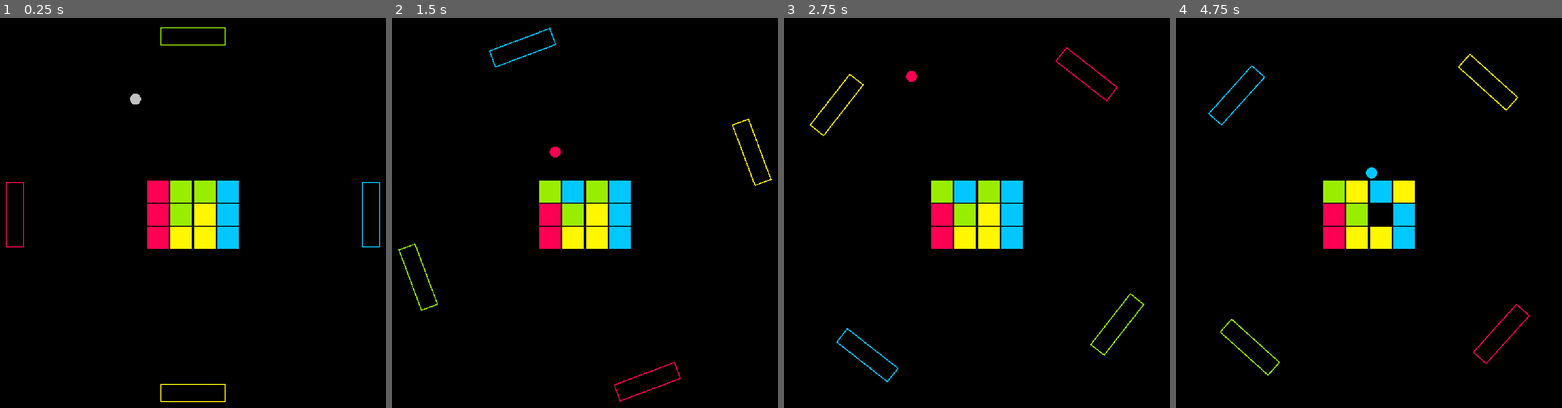
Above: before the commit, frames 1-4 (left to right).
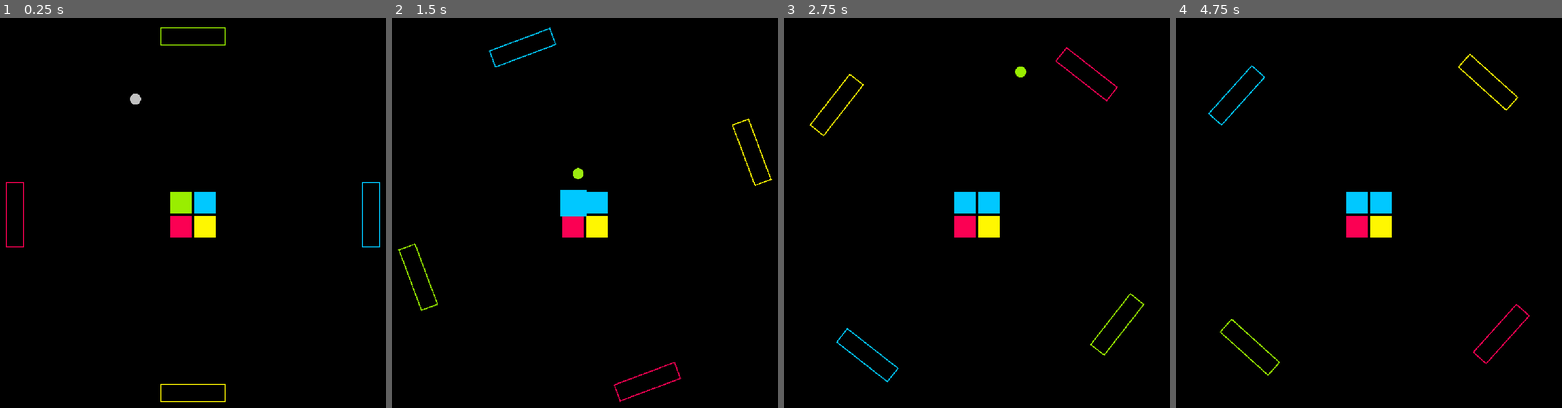
Above: after the commit, the same moments.

Repository: ericvennemeyer/maxxout
Game: Godot game, scene res://game.tscn
Same seed, same stepped clock (60 frames per second), same inputs: the game is played once before the commit and once after it.
Inputs:
- Up to frame 1 (0.25 s): no input
- Up to frame 2 (1.5 s): hold D (rotate_right) 0.53-1.28 s; hold A (rotate_left) from 1.28 s (still down)
- Up to frame 3 (2.75 s): release A (rotate_left) at 2.03 s; hold D (rotate_right) from 2.03 s (still down)
- Up to frame 4 (4.75 s): release D (rotate_right) at 3.53 s; hold A (rotate_left) from 3.53 s (still down)

The runs differ from the first frame. In frame 1, 3.3% of the frame differs, in the area x 38-62%, y 41-60%; in frame 2, 3.6%; in frame 3, 3.5%; in frame 4, 3.6%, in the area x 38-62%, y 38-60%.

Commit message:
Add code to Block to emit signal when destroyed, and script to Level to check number of remaining blocks and emit level complete signal when all destroyed.

Diff:
--- a/ball.gd
+++ b/ball.gd
@@ -1,5 +1,6 @@
 class_name Ball
 extends Area2D
+
 
 var direction: Vector2 # Set by world.gd when Ball is instantiated
 var velocity: Vector2
--- a/block.gd
+++ b/block.gd
@@ -1,6 +1,8 @@
 class_name Block
 extends Area2D
 
+
+signal destroyed(block: Block)
 
 enum BlockColor {RED, GREEN, BLUE, YELLOW}
 @export var block_color: BlockColor
@@ -37,6 +39,7 @@
 
 	block_color += 1
 	if block_color >= BlockColor.size():
+		destroyed.emit(self)
 		tween.tween_callback(queue_free)
 	else:
 		set_block_color()
--- /dev/null
+++ b/level.gd
@@ -0,0 +1,19 @@
+extends Node2D
+
+
+signal level_complete
+
+var block_array: Array
+
+
+func _ready() -> void:
+	block_array = get_children()
+	for block in block_array:
+		block.destroyed.connect(_on_block_destroyed)
+
+
+func _on_block_destroyed(block: Block) -> void:
+	block_array.erase(block)
+	if block_array.size() <= 0:
+		print("Level Complete")
+		level_complete.emit()
--- a/level.tscn
+++ b/level.tscn
@@ -1,50 +1,22 @@
-[gd_scene load_steps=2 format=3 uid="uid://b3g1utgqt470d"]
+[gd_scene load_steps=3 format=3 uid="uid://b3g1utgqt470d"]
 
 [ext_resource type="PackedScene" uid="uid://bkwb4j6lwjh7j" path="res://block.tscn" id="1_u52ul"]
+[ext_resource type="Script" uid="uid://cc0g6be6rycmq" path="res://level.gd" id="1_vonw3"]
 
 [node name="Level" type="Node2D"]
+script = ExtResource("1_vonw3")
 
 [node name="RedBlock" parent="." instance=ExtResource("1_u52ul")]
-position = Vector2(-96, -64)
-
-[node name="RedBlock2" parent="." instance=ExtResource("1_u52ul")]
-position = Vector2(-96, 0)
-
-[node name="RedBlock3" parent="." instance=ExtResource("1_u52ul")]
-position = Vector2(-96, 64)
+position = Vector2(-32, 32)
 
 [node name="GreenBlock" parent="." instance=ExtResource("1_u52ul")]
-position = Vector2(-32, -64)
-block_color = 1
-
-[node name="GreenBlock2" parent="." instance=ExtResource("1_u52ul")]
-position = Vector2(-32, 0)
-block_color = 1
-
-[node name="GreenBlock3" parent="." instance=ExtResource("1_u52ul")]
-position = Vector2(32, -64)
+position = Vector2(-32, -32)
 block_color = 1
 
 [node name="BlueBlock" parent="." instance=ExtResource("1_u52ul")]
-position = Vector2(96, -64)
-block_color = 2
-
-[node name="BlueBlock2" parent="." instance=ExtResource("1_u52ul")]
-position = Vector2(96, 0)
-block_color = 2
-
-[node name="BlueBlock3" parent="." instance=ExtResource("1_u52ul")]
-position = Vector2(96, 64)
+position = Vector2(32, -32)
 block_color = 2
 
 [node name="YellowBlock" parent="." instance=ExtResource("1_u52ul")]
-position = Vector2(32, 64)
+position = Vector2(32, 32)
 block_color = 3
-
-[node name="YellowBlock2" parent="." instance=ExtResource("1_u52ul")]
-position = Vector2(-32, 64)
-block_color = 3
-
-[node name="YellowBlock3" parent="." instance=ExtResource("1_u52ul")]
-position = Vector2(32, 0)
-block_color = 3
Not shown, added: level.gd.uid
